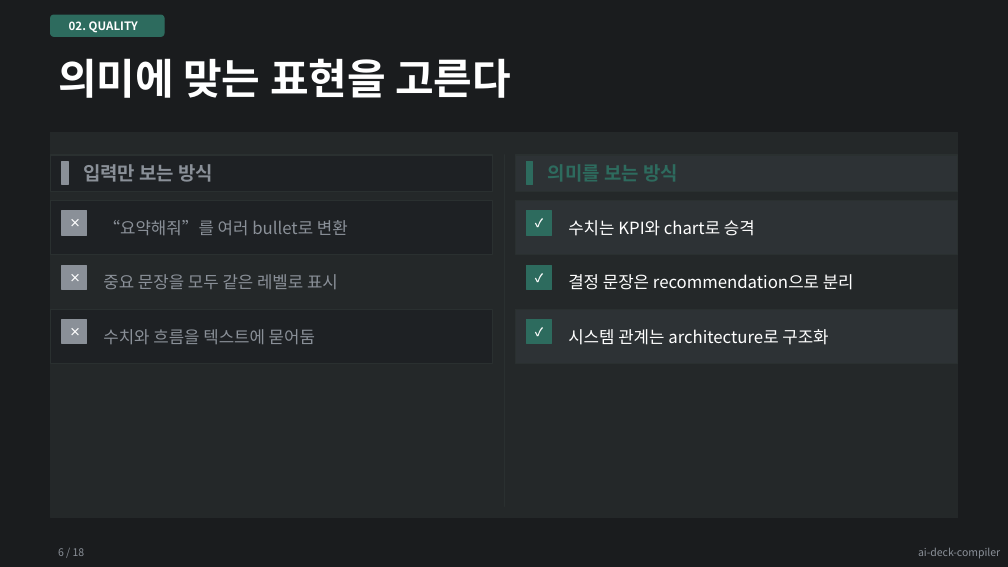
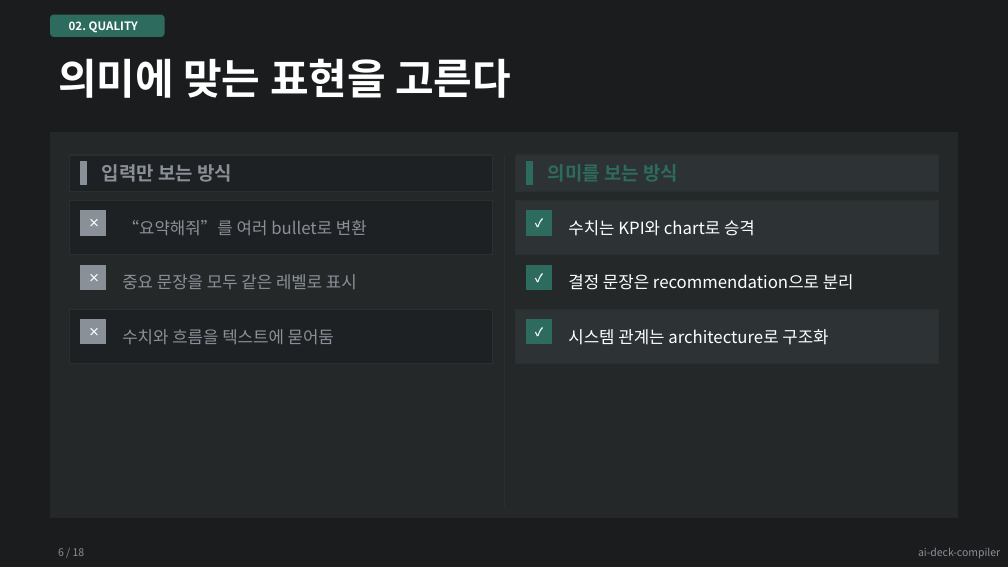
Before and after one commit to kyungseo/ai-deck-compiler, a slide deck: slide 6 of examples/results/showcase-teal-dark.pptx. Drawn at 1008x567 pixels with LibreOffice and Linux fonts; fonts in the diff are those of the drawing. Boxes give left, top, right and bottom in pixels: in the first picture for what was removed or moved away, otherwise in the second. Text is boxed around its words. In the diff, an @@ line names an element or a change of style, - is before the commit and + after.

```diff
--- a/examples/results/showcase-teal-dark.pptx
+++ b/examples/results/showcase-teal-dark.pptx
@@ rectangle: place and size @@
-rectangle at (51,155,493,191)
+rectangle at (70,155,493,191)
@@ text "입력만 보는 방식": place and size @@
-text "입력만 보는 방식" at (83,164,214,182)
+text "입력만 보는 방식" at (102,164,232,182)
@@ rectangle: place and size @@
-rectangle at (51,200,493,255)
+rectangle at (70,200,493,255)
@@ text "“요약해줘”를 여러 bullet로 변환": place and size @@
-text "“요약해줘”를 여러 bullet로 변환" at (103,220,348,235)
+text "“요약해줘”를 여러 bullet로 변환" at (122,220,367,235)
@@ rectangle: place and size @@
-rectangle at (516,200,958,255)
+rectangle at (516,200,939,255)
@@ text "중요 문장을 모두 같은 레벨로 ...": place and size @@
-text "중요 문장을 모두 같은 레벨로 ..." at (103,274,338,289)
+text "중요 문장을 모두 같은 레벨로 ..." at (122,274,357,289)
@@ rectangle: place and size @@
-rectangle at (51,309,493,364)
+rectangle at (70,309,493,364)
@@ 4 rectangles, 3 texts: place and size @@
-4 rectangles, 3 texts at (62,162,86,344)
+4 rectangles, 3 texts at (81,162,105,344)
@@ text "수치와 흐름을 텍스트에 묻어둠": place and size @@
-text "수치와 흐름을 텍스트에 묻어둠" at (103,329,315,344)
+text "수치와 흐름을 텍스트에 묻어둠" at (122,329,334,344)
@@ rectangle: place and size @@
-rectangle at (516,309,958,364)
+rectangle at (516,309,939,364)
```
Also in this commit, not shown: 11 other slides changed, 20 other files.
